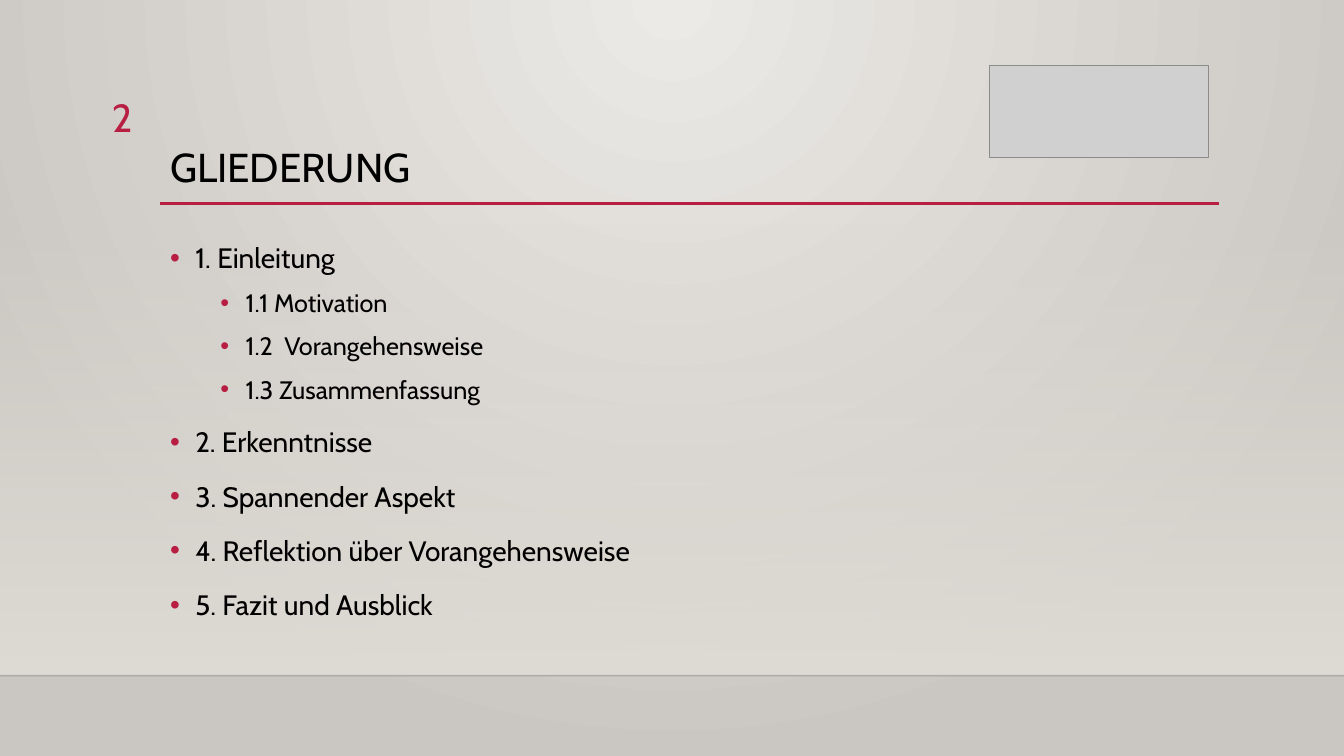
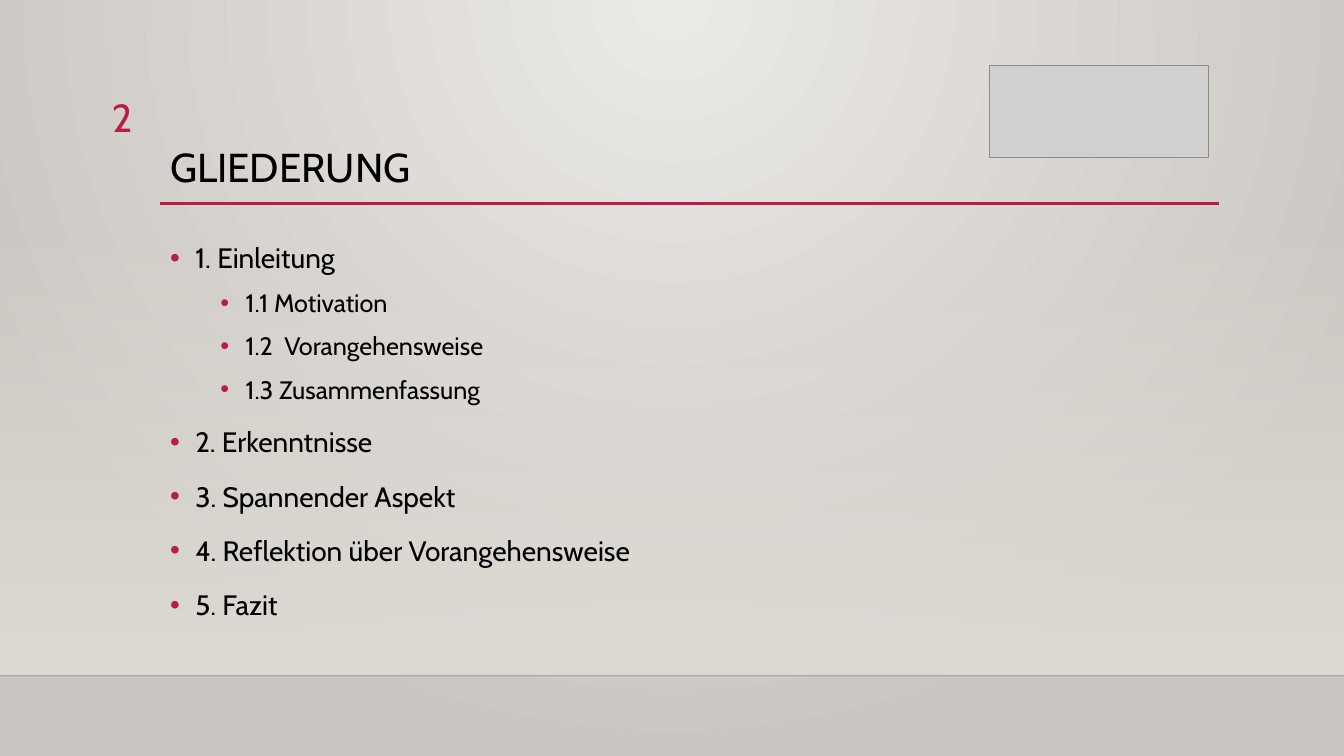
Before and after one commit to ErtugrulSener/Bachelorthesis, a slide deck: slide 2 of Colloquium/Kolloquium.pptx. Drawn at 1344x756 pixels with LibreOffice and Linux fonts; fonts in the diff are those of the drawing; grey boxes stand for pictures; background and template pictures are left out. Boxes give left, top, right and bottom in pixels: in the first picture for what was removed or moved away, otherwise in the second. Text is boxed around its words. In the diff, an @@ line names an element or a change of style, - is before the commit and + after.

```diff
--- a/Colloquium/Kolloquium.pptx
+++ b/Colloquium/Kolloquium.pptx
@@ text at [195,595,277,616]: text changed @@
-• 5. Fazit und Ausblick
+• 5. Fazit
```
Also in this commit, not shown: 2 other slides changed, 1 slide added.
